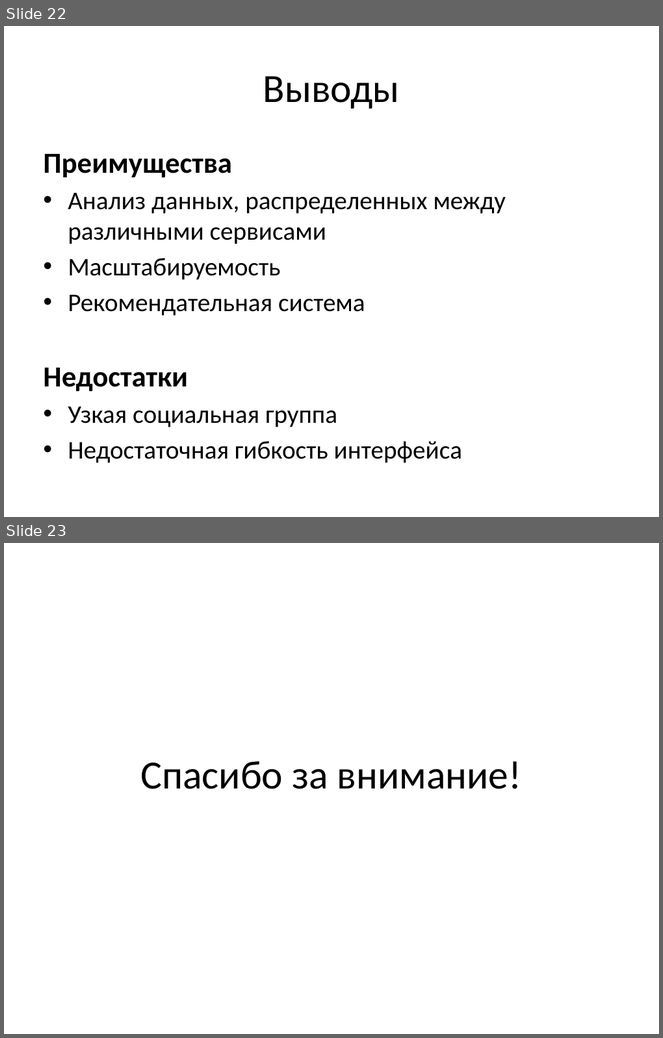
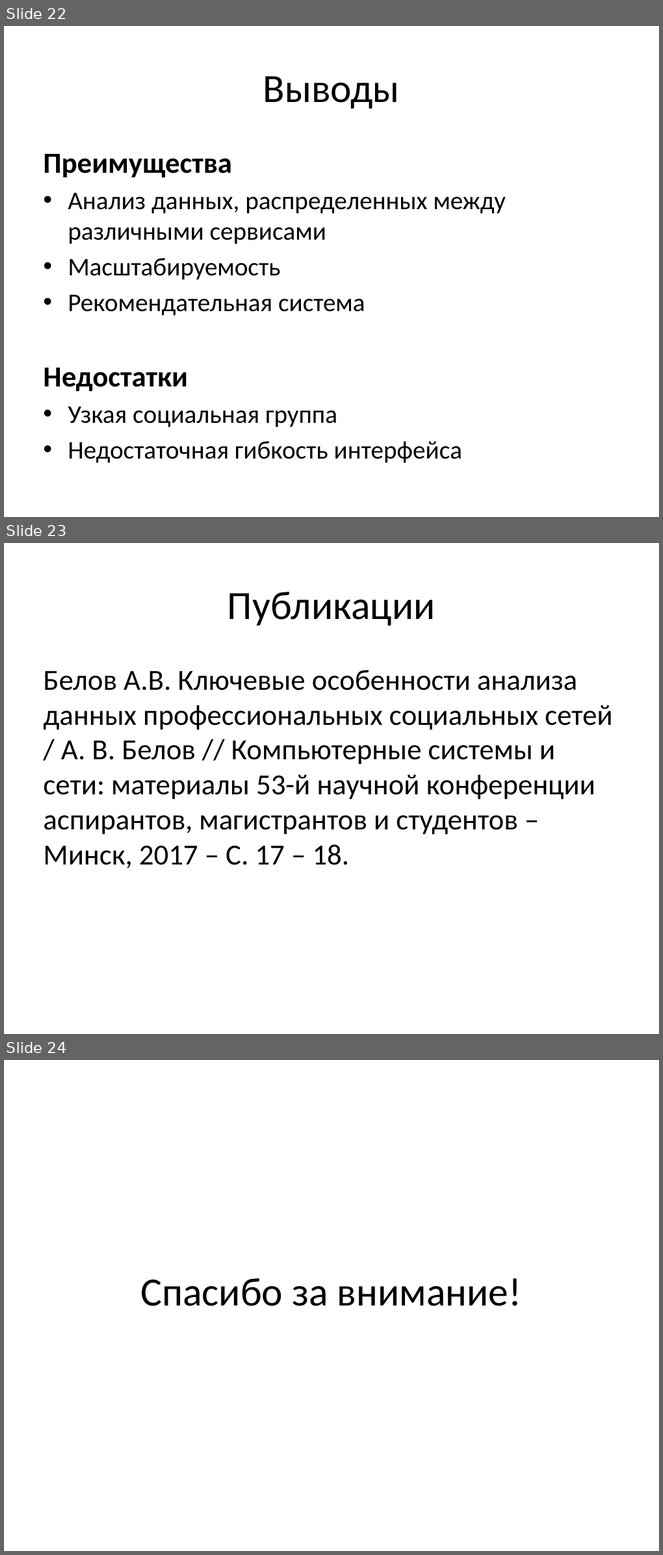
Before and after one commit to AlexBelov/master_thesis, a slide deck: Презентация.pptx. Shown one above the other, each under a label of ours: slides 22 and 23 before the commit, slides 22, 23 and 24 after it. The pictures are 663x1038 and 663x1555 pixels, drawn with LibreOffice and Linux fonts; fonts in the diff are those of the drawing. Boxes give left, top, right and bottom in pixels: in the first picture for what was removed or moved away, otherwise in the second. Text is boxed around its words. In the diff, an @@ line names an element or a change of style, - is before the commit and + after.

```diff
--- a/Презентация.pptx
+++ b/Презентация.pptx
@@ slide 23 added at box(4, 543, 659, 1034), background #FFFFFF @@
@@ title added at box(228, 592, 436, 626), 44 pt, text #000000 @@
+Публикации
@@ text added at box(43, 670, 612, 869), 32 pt, text #000000 @@
+Белов А.В. Ключевые особенности анализа данных профессиональных социальных сетей / А. В. Белов // Компьютерные системы и сети: материалы 53-й научной конференции аспирантов, магистрантов и студентов – Минск, 2017 – С. 17 – 18.
@@ what was slide 23 is now slide 24 @@
```
Also in this commit, not shown: 1 slide changed, 2 other files.
